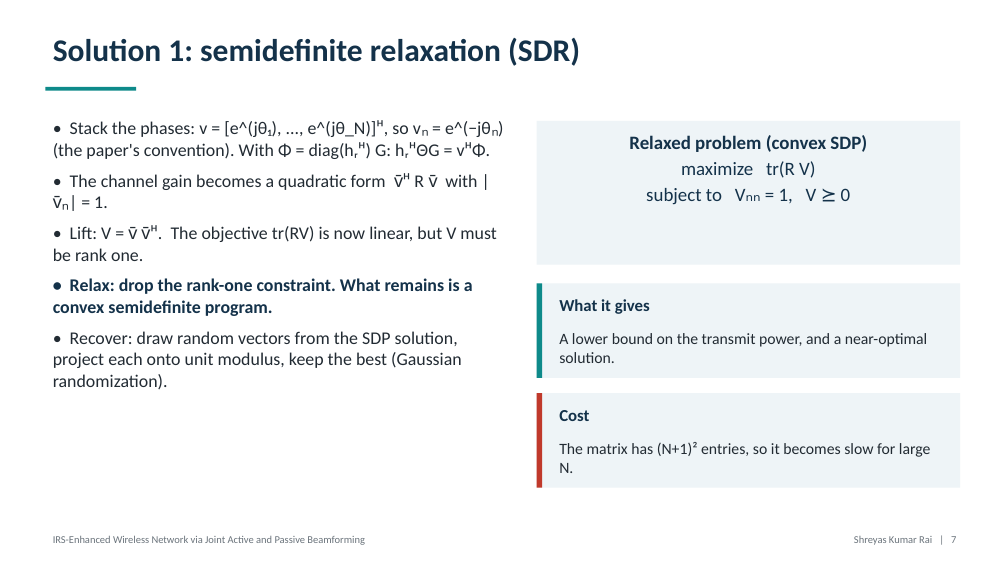
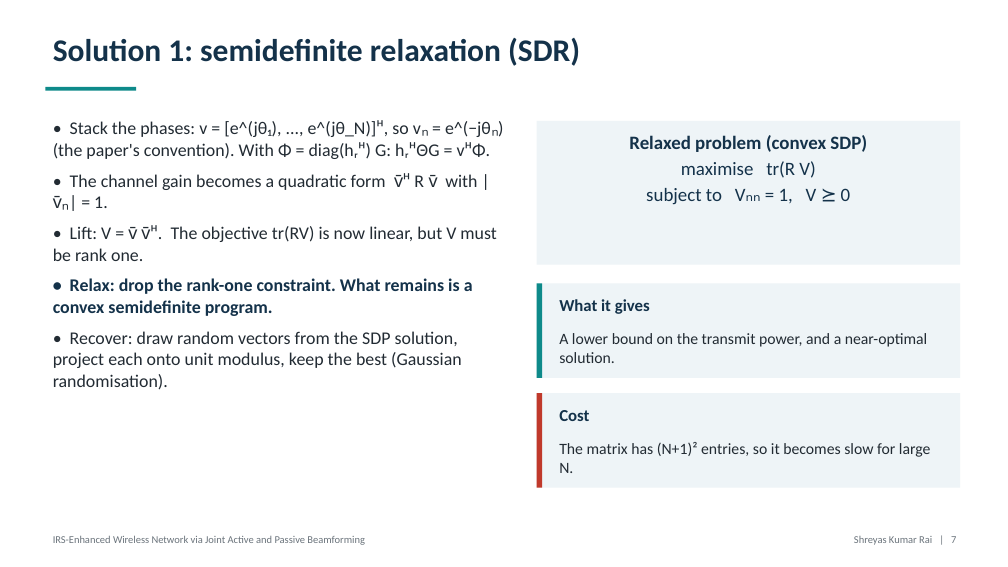
Before and after one commit to SKARAlpha0407/wcom-irs-beamforming, a slide deck: slide 7 of presentation/WCom_Project_Presentation.pptx. Drawn at 1008x567 pixels with LibreOffice and Linux fonts; fonts in the diff are those of the drawing. Boxes give left, top, right and bottom in pixels: in the first picture for what was removed or moved away, otherwise in the second. Text is boxed around its words. In the diff, an @@ line names an element or a change of style, - is before the commit and + after.

```diff
--- a/presentation/WCom_Project_Presentation.pptx
+++ b/presentation/WCom_Project_Presentation.pptx
@@ text at [681, 161, 815, 178]: text changed @@
-maximize tr(R V)
+maximise tr(R V)
@@ text at [53, 331, 462, 390]: text changed @@
-• Recover: draw random vectors from the SDP solution, project each onto unit modulus, keep the best (Gaussian randomization).
+• Recover: draw random vectors from the SDP solution, project each onto unit modulus, keep the best (Gaussian randomisation).
```
Also in this commit, not shown: 5 other slides changed, 20 other files.
